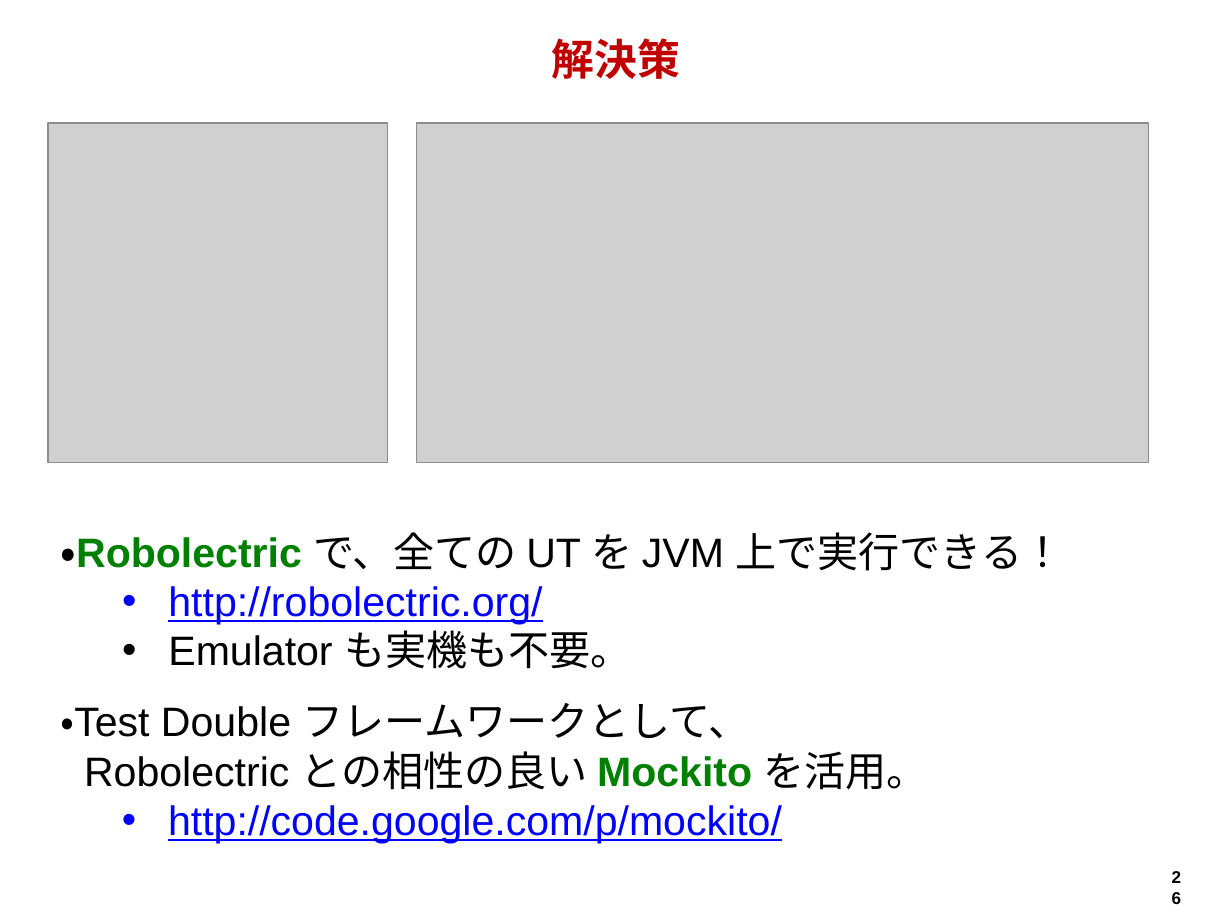
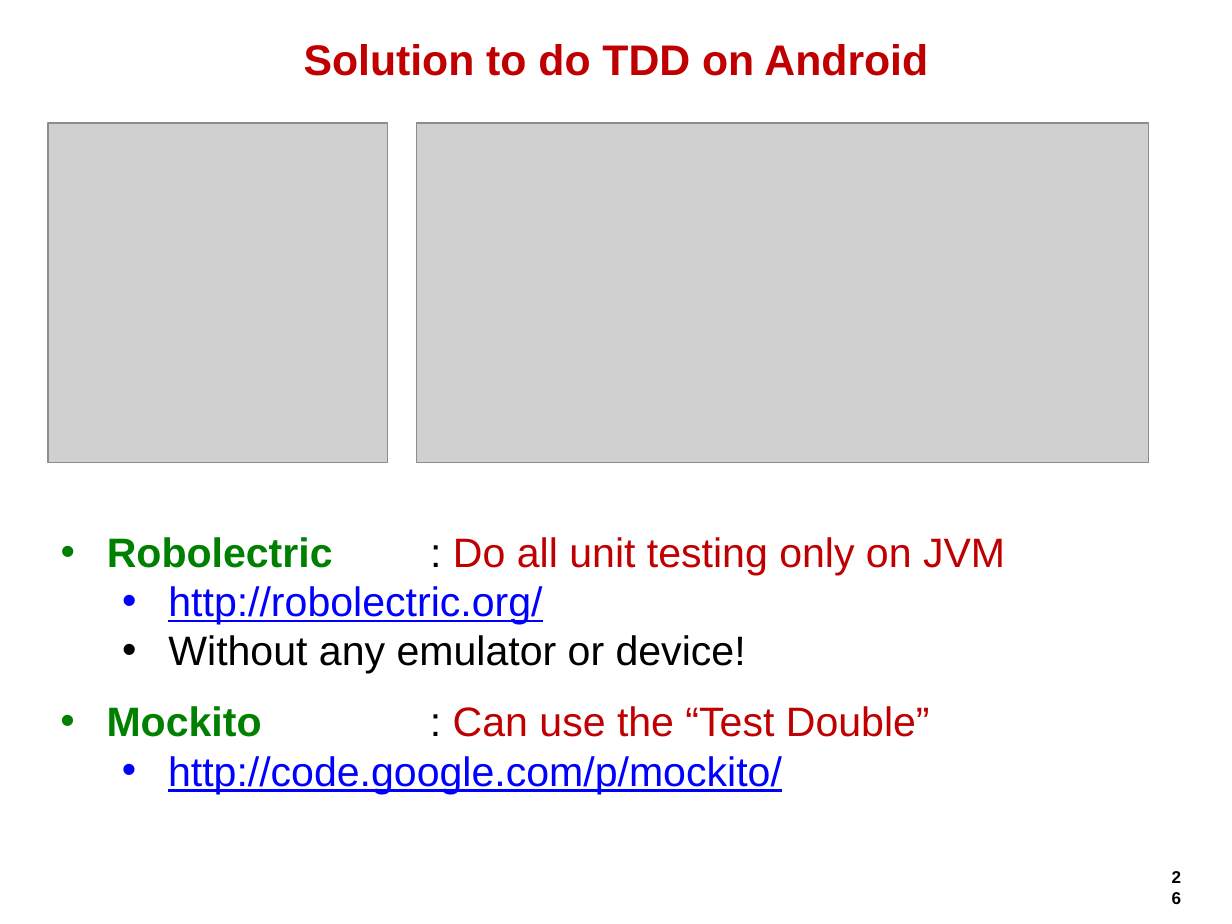
Before and after one commit to hageyahhoo/agile2014, a slide deck: slide 26 of presentations/TechnologyDrivenDevelopment.pptx. Drawn at 1232x924 pixels with LibreOffice and Linux fonts; fonts in the diff are those of the drawing; grey boxes stand for pictures; background and template pictures are left out. Boxes give left, top, right and bottom in pixels: in the first picture for what was removed or moved away, otherwise in the second. Text is boxed around its words. In the diff, an @@ line names an element or a change of style, - is before the commit and + after.

```diff
--- a/presentations/TechnologyDrivenDevelopment.pptx
+++ b/presentations/TechnologyDrivenDevelopment.pptx
@@ text at bbox=[304, 44, 928, 76]: text changed @@
-解決策
+Solution to do TDD on Android
@@ text at bbox=[107, 537, 1005, 575]: text changed; text colour #000000 to #C00000 @@
-・Robolectric で、全ての UT を JVM 上で実行できる！
+• Robolectric : Do all unit testing only on JVM
@@ text at bbox=[168, 635, 746, 674]: text changed @@
-  • Emulator も実機も不要。
+  • Without any emulator or device!
@@ text at bbox=[107, 706, 930, 737]: text changed; text colour #000000 to #C00000 @@
-・Test Double フレームワークとして、
-Robolectric との相性の良い Mockito を活用。
+• Mockito : Can use the “Test Double”
```
Also in this commit, not shown: 6 other slides changed, 3 slides added, 4 slides removed.
